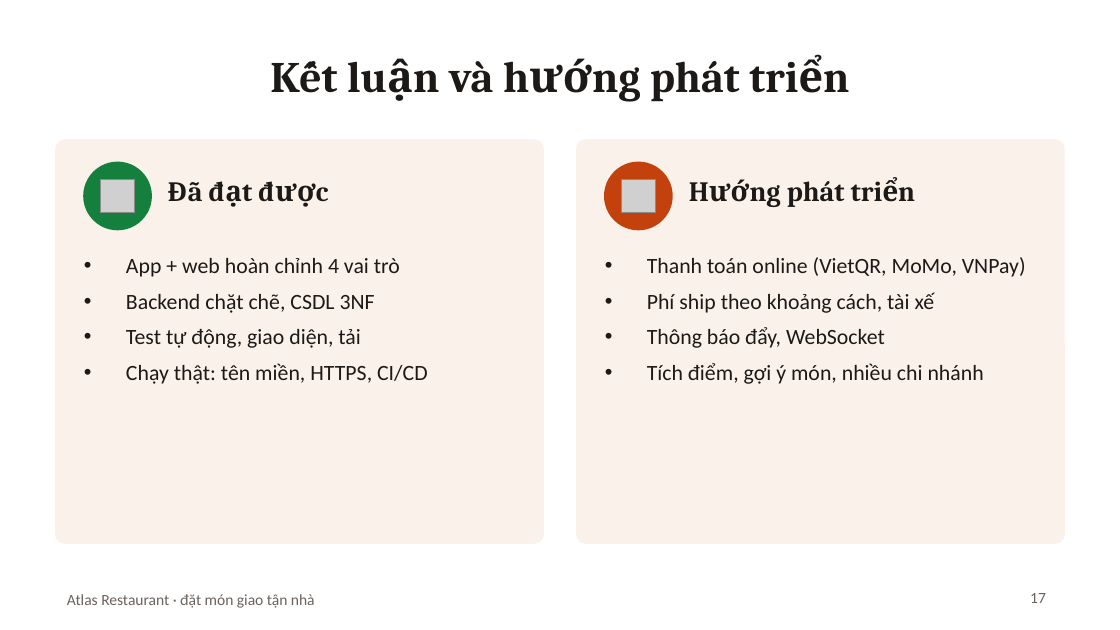
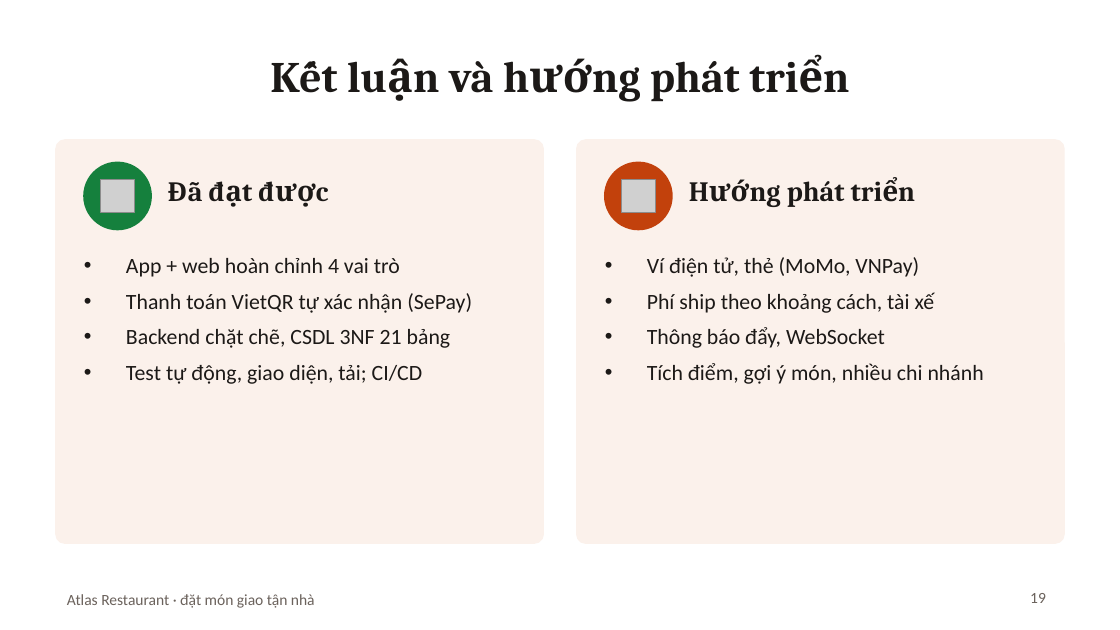
Before and after one commit to Anpham120/restaurant-ordering-mobile, a slide deck: slide 19 of docs/Slide_BTL_AtlasRestaurant.pptx (slide 17 before the commit). Drawn at 1120x630 pixels with LibreOffice and Linux fonts; fonts in the diff are those of the drawing; grey boxes stand for pictures. Boxes give left, top, right and bottom in pixels: in the first picture for what was removed or moved away, otherwise in the second. Text is boxed around its words. In the diff, an @@ line names an element or a change of style, - is before the commit and + after.

```diff
--- a/docs/Slide_BTL_AtlasRestaurant.pptx
+++ b/docs/Slide_BTL_AtlasRestaurant.pptx
@@ text at (647, 257, 919, 277): text changed @@
-• Thanh toán online (VietQR, MoMo, VNPay)
+• Ví điện tử, thẻ (MoMo, VNPay)
@@ text at (126, 293, 472, 384): text changed @@
-• Backend chặt chẽ, CSDL 3NF
-• Test tự động, giao diện, tải
-• Chạy thật: tên miền, HTTPS, CI/CD
+• Thanh toán VietQR tự xác nhận (SePay)
+• Backend chặt chẽ, CSDL 3NF 21 bảng
+• Test tự động, giao diện, tải; CI/CD
@@ page number at (1030, 593, 1046, 603): text changed @@
-17
+19
```
Also in this commit, not shown: 9 other slides changed, 4 slides added, 2 slides removed, 5 other files.
